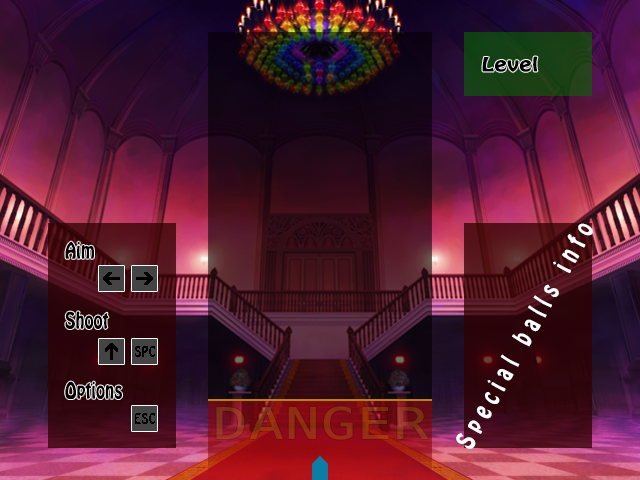
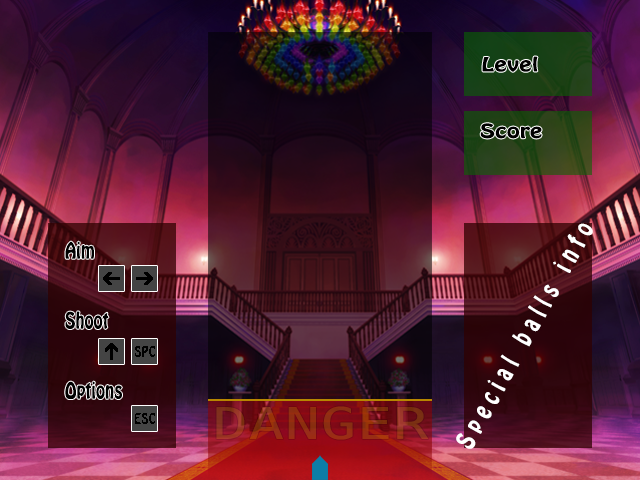
Layers edited between the first and the second (640, 480) image:
added layer "Score" above "Level" over [480, 123, 542, 139]
added layer "Layer 9 copy" (58%) above "Layer 9" over [464, 111, 592, 175]
